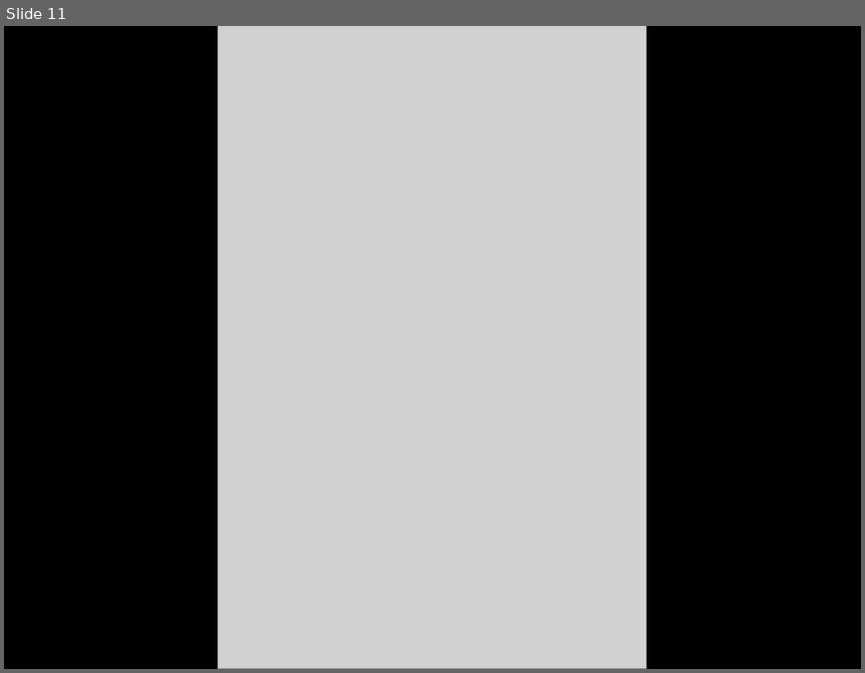
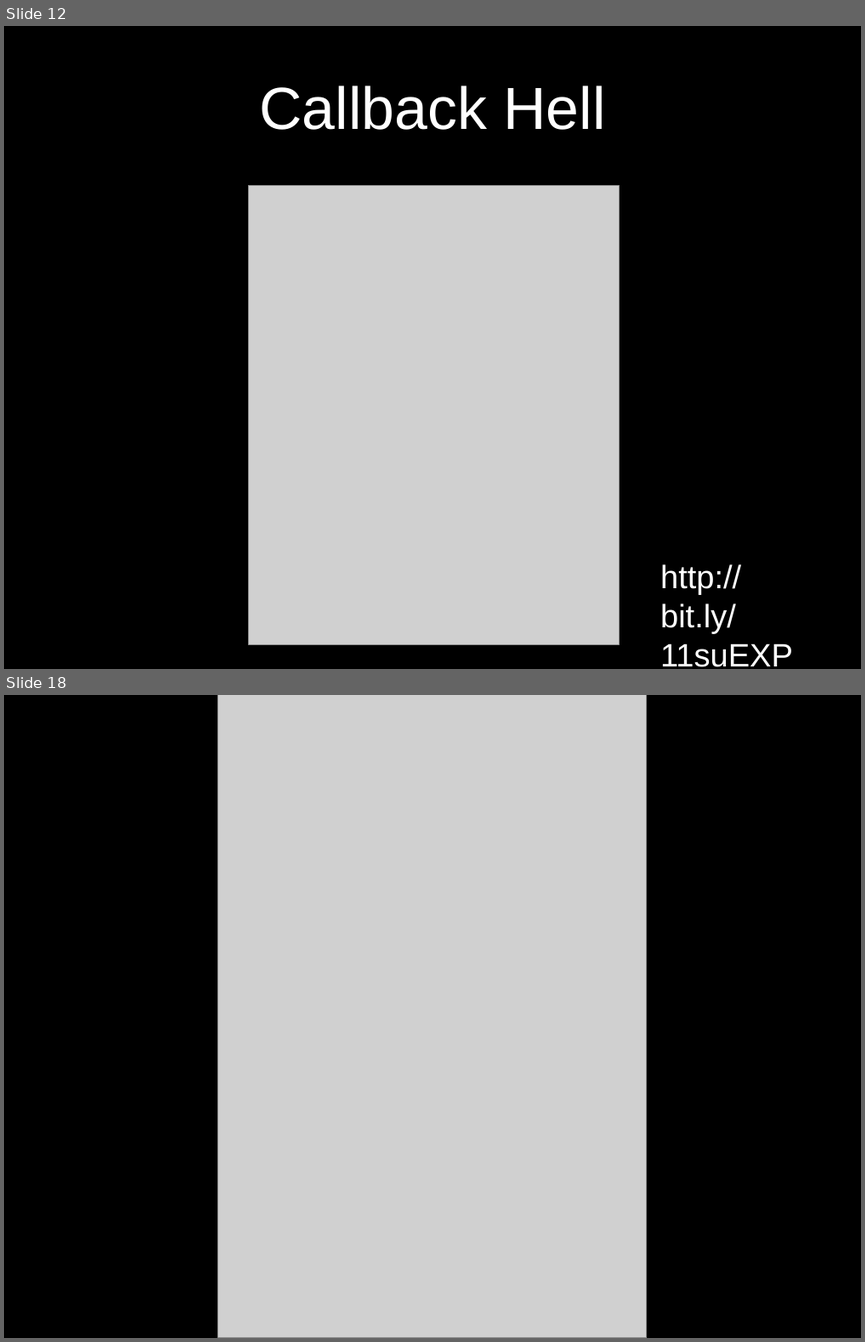
Before and after one commit to dodikk/xamarin-intro-slides, a slide deck: XamarinIntro.odp. Shown one above the other, each under a label of ours: slide 11 before the commit, slides 12 and 18 after it; the slides between them are not shown. The pictures are 865x673 and 865x1342 pixels, drawn with LibreOffice and Linux fonts; fonts in the diff are those of the drawing; grey boxes stand for pictures. Boxes give left, top, right and bottom in pixels: in the first picture for what was removed or moved away, otherwise in the second. Text is boxed around its words. In the diff, an @@ line names an element or a change of style, - is before the commit and + after.

Commit message:
Added features slides
* callback hell
* code sharing
* xamarin forms

```diff
--- a/XamarinIntro.odp
+++ b/XamarinIntro.odp
@@ slide 12 added at <box>4,26,861,669</box>, background #000000 @@
@@ title added at <box>259,86,605,130</box>, 55 pt, text #FFFFFF @@
+Callback Hell
@@ picture added at <box>249,186,619,645</box> @@
@@ text added at <box>660,564,793,667</box>, 30 pt, text #FFFFFF @@
+http://bit.ly/11suEXP
@@ what was slide 11 is now slide 18 @@
```
Also in this commit, not shown: 18 other slides added, 5 slides removed, 7 other files.
